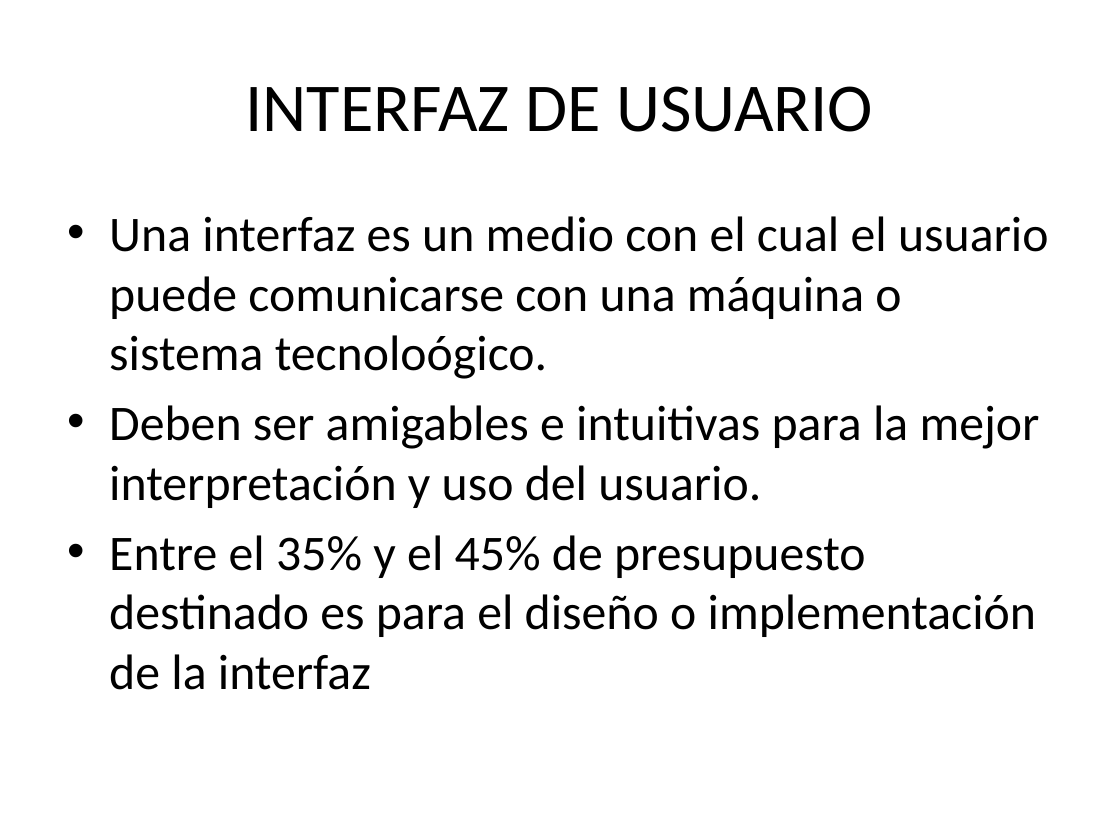
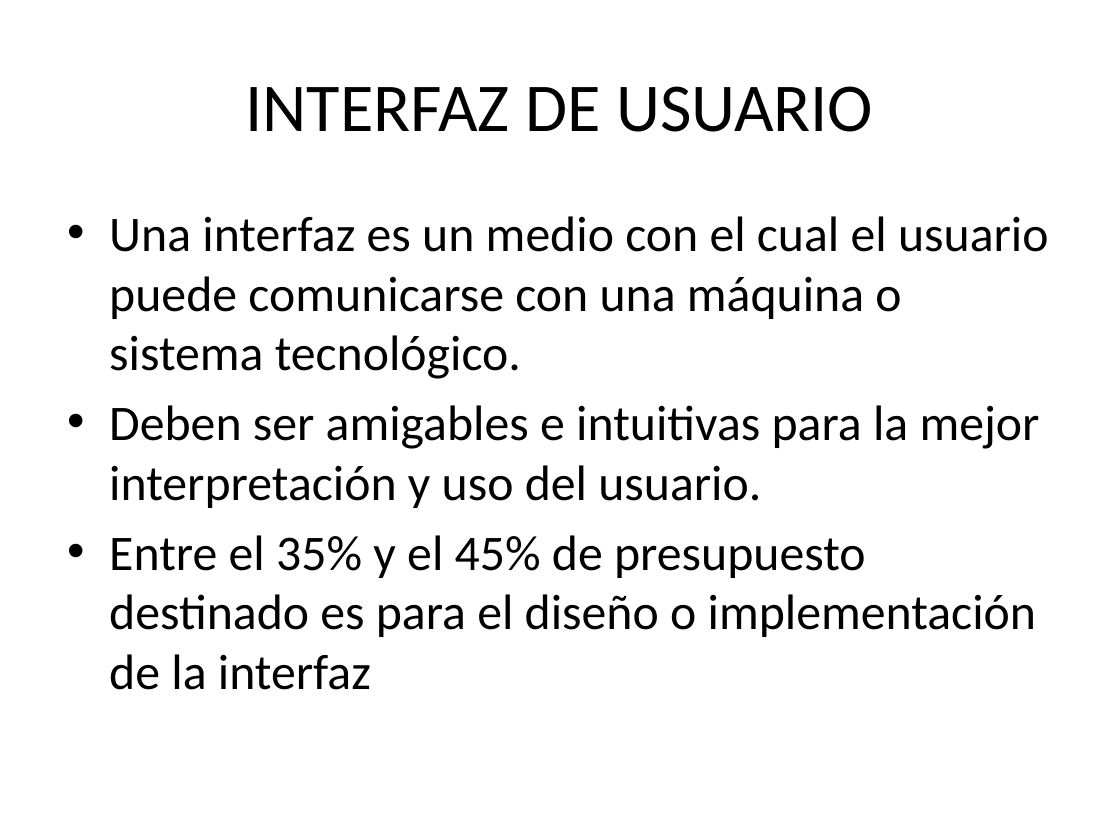
Before and after one commit to As1ss/DI, a slide deck: slide 2 of RESUMEN1EVA/UT1-INTRODUCCION.pptx. Drawn at 1120x840 pixels with LibreOffice and Linux fonts; fonts in the diff are those of the drawing. Boxes give left, top, right and bottom in pixels: in the first picture for what was removed or moved away, otherwise in the second. Text is boxed around its words. In the diff, an @@ line names an element or a change of style, - is before the commit and + after.

Commit message:
Resumen Realizaod

```diff
--- a/RESUMEN1EVA/UT1-INTRODUCCION.pptx
+++ b/RESUMEN1EVA/UT1-INTRODUCCION.pptx
@@ text at bbox=[109, 216, 1049, 379]: text changed @@
-• Una interfaz es un medio con el cual el usuario puede comunicarse con una máquina o sistema tecnoloógico.
+• Una interfaz es un medio con el cual el usuario puede comunicarse con una máquina o sistema tecnológico.
```
